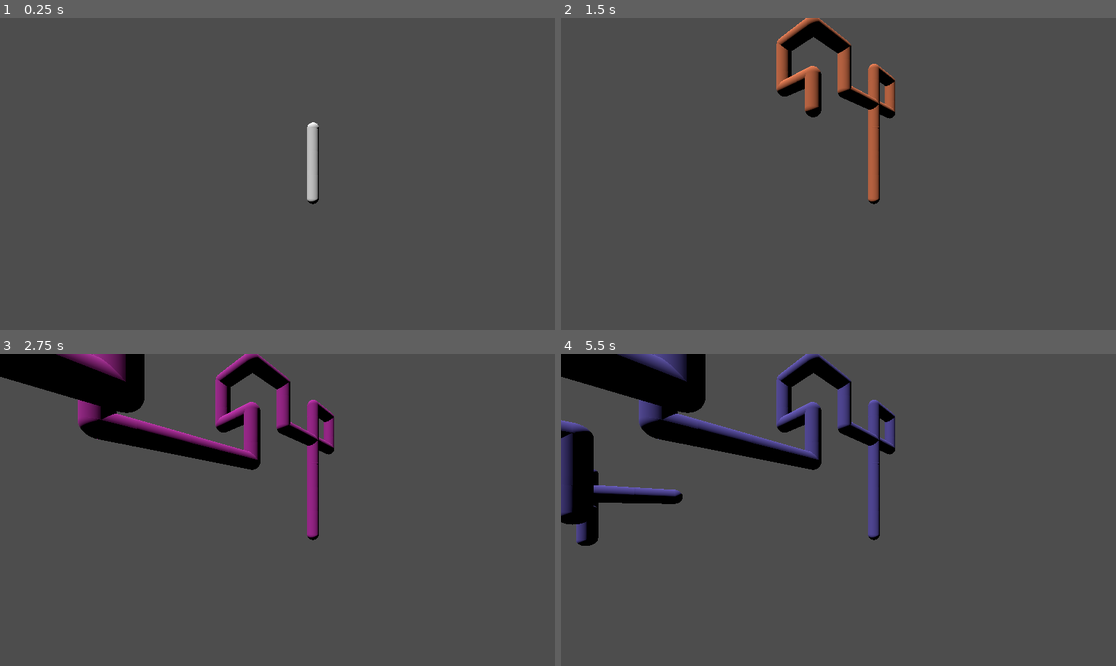
Above: before the commit, frames 1-4 (two rows, left to right).
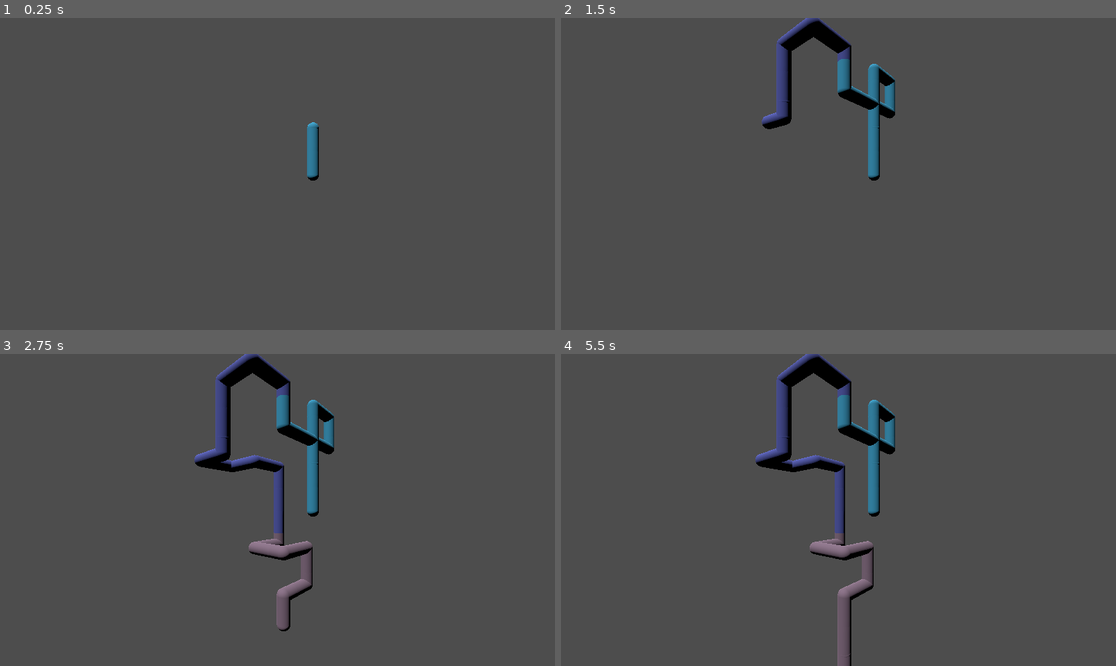
Above: after the commit, the same moments.

Repository: erikslatter/3D-Pipes
Game: Godot game, scene res://World.tscn
Two runs of this game, one before a commit and one after it. Both use one fixed random seed, a clock stepped at 60 frames per second and the inputs below.
Inputs:
- Up to frame 1 (0.25 s): no input
- Up to frame 2 (1.5 s): no input
- Up to frame 3 (2.75 s): no input
- Up to frame 4 (5.5 s): tap Enter at 5 s

The runs differ from the first frame. In frame 1, 0.5% of the frame differs, in the area x 55-58%, y 33-60%; in frame 2, 2.9%; in frame 3, 10%; in frame 4, 13%, in the area x 0-61%, y 0-100%.

Commit message:
functional segmented color changes!

Diff:
--- a/PipeSpawner.gd
+++ b/PipeSpawner.gd
@@ -3,14 +3,17 @@
 @export var previousPipe:Node3D
 @export var pipeVariants:Array[String]
 @export var worldBounds:Vector3
-@export var pipeMaterial:StandardMaterial3D
+@export var startingPipeMaterial:StandardMaterial3D
 @export var pipeCountToTriggerColorChange:int
 var recursionLimit:int = 10
 
 var recursions:int = 0
 var pipeCount = 0
+var pipeColor:Color
+var pipeMaterial:StandardMaterial3D
 
 func _ready():
+	_changeColor()
 	$Timer.start()
 
 func _pipeStep():
@@ -35,24 +38,36 @@
 	# Validation - can I place this here? Otherwise, try again
 	if (instanced_pipe.get_node('PipeOutlet').global_transform.origin.x < worldBounds.x && instanced_pipe.get_node('PipeOu …(389 unchanged characters)…
 		previousPipe = instanced_pipe
-		print("Placed pipe!")
+		print("pipe placed")
 		# reset so each 'stuck' situation can try to recur 10 times
 		recursions = 0
 		pipeCount += 1
 
 		if (pipeCount > pipeCountToTriggerColorChange):
-			pipeMaterial.set_albedo(Color(randf(),randf(),randf()))
-			pipeCount=0
+			_changeColor()
+
+		for i in instanced_pipe.get_child_count():
+			var child = instanced_pipe.get_child(i)
+			if child is CSGMesh3D:
+				child.set_material(pipeMaterial)
+
 		$Timer.start()
 		return
 	elif recursions < recursionLimit:
-		print("Self-solving boundary issue...")
+		print("self-solving boundary issue...")
 		instanced_pipe.queue_free()
 		recursions+= 1
 		return _pipeStep()
 	else:
-		print("Limit reached - no more placements possible")
+		print("limit reached - no more placements possible")
 
 
 func _on_timer_timeout():
 	_pipeStep()
+
+func _changeColor():
+	var newMat = startingPipeMaterial.duplicate()
+	newMat.albedo_color = Color(randf(),randf(),randf())
+	pipeMaterial = newMat
+	pipeCount = 0
+	print("color change completed")
--- a/World.tscn
+++ b/World.tscn
@@ -1,18 +1,18 @@
-[gd_scene load_steps=4 format=3 uid="uid://ba6q8v3t68dvp"]
+[gd_scene load_steps=4 format=3 uid="uid://bfw0wdygglb5d"]
 
 [ext_resource type="Script" path="res://PipeSpawner.gd" id="1_a3up0"]
-[ext_resource type="PackedScene" uid="uid://dfc7dmfnuoe8t" path="res://pipe_segment_a.tscn" id="2_1mt7f"]
 [ext_resource type="Material" uid="uid://bqlhy2hs63vmu" path="res://pipe_mat.tres" id="2_vp406"]
+[ext_resource type="PackedScene" uid="uid://0fb4mhaj80b4" path="res://pipe_segment_start.tscn" id="3_lejhh"]
 
 [node name="World" type="Node3D" node_paths=PackedStringArray("previousPipe")]
 script = ExtResource("1_a3up0")
-previousPipe = NodePath("PipeSegment A")
+previousPipe = NodePath("PipeSegment Start")
 pipeVariants = Array[String](["pipe_segment_a.tscn", "pipe_segment_b.tscn", "pipe_segment_c.tscn"])
 worldBounds = Vector3(25, 25, 25)
-pipeMaterial = ExtResource("2_vp406")
+startingPipeMaterial = ExtResource("2_vp406")
 pipeCountToTriggerColorChange = 10
 
-[node name="PipeSegment A" parent="." instance=ExtResource("2_1mt7f")]
+[node name="PipeSegment Start" parent="." instance=ExtResource("3_lejhh")]
 
 [node name="Timer" type="Timer" parent="."]
 wait_time = 0.085
--- a/pipe_segment_a.tscn
+++ b/pipe_segment_a.tscn
@@ -1,6 +1,4 @@
-[gd_scene load_steps=4 format=3 uid="uid://dfc7dmfnuoe8t"]
-
-[ext_resource type="Material" uid="uid://bqlhy2hs63vmu" path="res://pipe_mat.tres" id="2_10oo2"]
+[gd_scene load_steps=3 format=3 uid="uid://dfc7dmfnuoe8t"]
 
 [sub_resource type="CylinderMesh" id="CylinderMesh_pm3r1"]
 
@@ -11,7 +9,6 @@
 
 [node name="CSGMesh3D" type="CSGMesh3D" parent="."]
 transform = Transform3D(1, 0, 0, 0, 1, 0, 0, 0, 1, 0, 1, 0)
-material_override = ExtResource("2_10oo2")
 mesh = SubResource("CylinderMesh_pm3r1")
 
 [node name="PipeOutlet" type="Node3D" parent="."]
@@ -20,10 +17,8 @@
 [node name="PipeInlet" type="Node3D" parent="."]
 
 [node name="CSGMesh3D2" type="CSGMesh3D" parent="."]
-material_override = ExtResource("2_10oo2")
 mesh = SubResource("SphereMesh_rr1uf")
 
 [node name="CSGMesh3D3" type="CSGMesh3D" parent="."]
 transform = Transform3D(1, 0, 0, 0, 1, 0, 0, 0, 1, -0.000694752, 2, -0.00596321)
-material_override = ExtResource("2_10oo2")
 mesh = SubResource("SphereMesh_rr1uf")
--- a/pipe_segment_b.tscn
+++ b/pipe_segment_b.tscn
@@ -1,6 +1,4 @@
-[gd_scene load_steps=4 format=3 uid="uid://ca3h2sbhbkm1q"]
-
-[ext_resource type="Material" uid="uid://bqlhy2hs63vmu" path="res://pipe_mat.tres" id="2_xwlnu"]
+[gd_scene load_steps=3 format=3 uid="uid://ca3h2sbhbkm1q"]
 
 [sub_resource type="CylinderMesh" id="CylinderMesh_pm3r1"]
 
@@ -11,12 +9,10 @@
 
 [node name="CSGMesh3D" type="CSGMesh3D" parent="."]
 transform = Transform3D(1, 0, 0, 0, 0.5, 0, 0, 0, 1, 0, -0.5, 0)
-material_override = ExtResource("2_xwlnu")
 mesh = SubResource("CylinderMesh_pm3r1")
 
 [node name="CSGMesh3D2" type="CSGMesh3D" parent="."]
 transform = Transform3D(-4.37114e-08, 1, 0, -1, -4.37114e-08, 0, 0, 0, 1, 1, 0, 0)
-material_override = ExtResource("2_xwlnu")
 mesh = SubResource("CylinderMesh_pm3r1")
 
 [node name="PipeOutlet" type="Node3D" parent="."]
@@ -26,15 +22,12 @@
 transform = Transform3D(1, 0, 0, 0, 1, 0, 0, 0, 1, 0, -1, 0)
 
 [node name="CSGMesh3D3" type="CSGMesh3D" parent="."]
-material_override = ExtResource("2_xwlnu")
 mesh = SubResource("SphereMesh_svo5l")
 
 [node name="CSGMesh3D4" type="CSGMesh3D" parent="."]
 transform = Transform3D(1, 0, 0, 0, 1, 0, 0, 0, 1, 2, 0, 0)
-material_override = ExtResource("2_xwlnu")
 mesh = SubResource("SphereMesh_svo5l")
 
 [node name="CSGMesh3D5" type="CSGMesh3D" parent="."]
 transform = Transform3D(1, 0, 0, 0, 1, 0, 0, 0, 1, 0, -1, 0)
-material_override = ExtResource("2_xwlnu")
 mesh = SubResource("SphereMesh_svo5l")
--- a/pipe_segment_c.tscn
+++ b/pipe_segment_c.tscn
@@ -1,6 +1,4 @@
-[gd_scene load_steps=4 format=3 uid="uid://40062wtrfnu"]
-
-[ext_resource type="Material" uid="uid://bqlhy2hs63vmu" path="res://pipe_mat.tres" id="2_7l4pt"]
+[gd_scene load_steps=3 format=3 uid="uid://40062wtrfnu"]
 
 [sub_resource type="CylinderMesh" id="CylinderMesh_pm3r1"]
 
@@ -10,12 +8,10 @@
 transform = Transform3D(1, 0, 0, 0, 1, 0, 0, 0, 1, 0, 1, 0)
 
 [node name="CSGMesh3D" type="CSGMesh3D" parent="."]
-material_override = ExtResource("2_7l4pt")
 mesh = SubResource("CylinderMesh_pm3r1")
 
 [node name="CSGMesh3D2" type="CSGMesh3D" parent="."]
 transform = Transform3D(-4.37114e-08, 1, 0, -1, -4.37114e-08, 0, 0, 0, 1, 1, 1, 0)
-material_override = ExtResource("2_7l4pt")
 mesh = SubResource("CylinderMesh_pm3r1")
 
 [node name="PipeOutlet" type="Node3D" parent="."]
@@ -26,25 +22,20 @@
 
 [node name="CSGMesh3D3" type="CSGMesh3D" parent="."]
 transform = Transform3D(1, 0, 0, 0, 1, 0, 0, 0, 1, 0, 1, 0)
-material_override = ExtResource("2_7l4pt")
 mesh = SubResource("SphereMesh_svo5l")
 
 [node name="CSGMesh3D4" type="CSGMesh3D" parent="."]
 transform = Transform3D(1, 0, 0, 0, 1, 0, 0, 0, 1, 2, 0, 0)
-material_override = ExtResource("2_7l4pt")
 mesh = SubResource("CylinderMesh_pm3r1")
 
 [node name="CSGMesh3D5" type="CSGMesh3D" parent="."]
 transform = Transform3D(1, 0, 0, 0, 1, 0, 0, 0, 1, 2, 1, 0)
-material_override = ExtResource("2_7l4pt")
 mesh = SubResource("SphereMesh_svo5l")
 
 [node name="CSGMesh3D6" type="CSGMesh3D" parent="."]
 transform = Transform3D(1, 0, 0, 0, 1, 0, 0, 0, 1, 2, -1, 0)
-material_override = ExtResource("2_7l4pt")
 mesh = SubResource("SphereMesh_svo5l")
 
 [node name="CSGMesh3D7" type="CSGMesh3D" parent="."]
 transform = Transform3D(1, 0, 0, 0, 1, 0, 0, 0, 1, 0, -1, 0)
-material_override = ExtResource("2_7l4pt")
 mesh = SubResource("SphereMesh_svo5l")
--- /dev/null
+++ b/pipe_segment_start.tscn
@@ -0,0 +1,9 @@
+[gd_scene format=3 uid="uid://0fb4mhaj80b4"]
+
+[node name="PipeSegment Start" type="Node3D"]
+transform = Transform3D(1, 0, 0, 0, 1, 0, 0, 0, 1, 0, -1, 0)
+
+[node name="PipeOutlet" type="Node3D" parent="."]
+transform = Transform3D(1, 0, 0, 0, 1, 0, 0, 0, 1, 0, 2, 0)
+
+[node name="PipeInlet" type="Node3D" parent="."]
